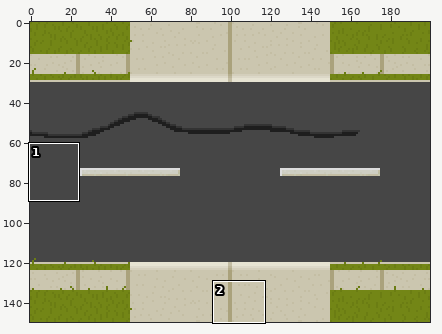
A sprite sheet gets an edit: Images/Room2.png. Above: a wide view before the commit, with the close-up outlined.
Close-up. Before the edit:
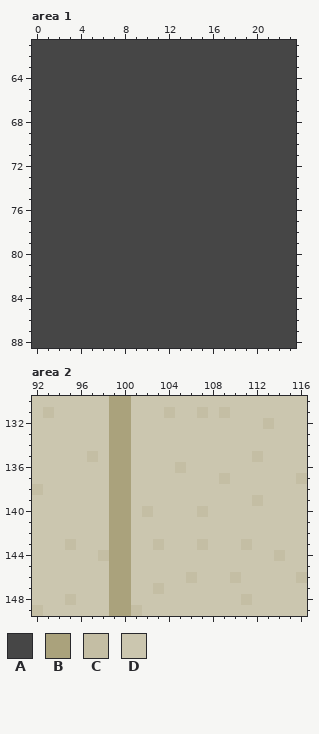
The file is 200x150 pixels. Colours within 5 levels of each other are drawn and written as one. Shown: area 1: x 0..23, y 61..88; area 2: x 92..116, y 130..149. The commit also changed other parts of the picture, which this record leaves out.
Palette (. is transparent): A #464646  B #aaa27c  C #c4bea4  D #cbc6af
Pixels before, area 1, first column x 0:
61 AAAAAAAAAAAAAAAAAAAAAAAA
62 AAAAAAAAAAAAAAAAAAAAAAAA
63 AAAAAAAAAAAAAAAAAAAAAAAA
64 AAAAAAAAAAAAAAAAAAAAAAAA
65 AAAAAAAAAAAAAAAAAAAAAAAA
66 AAAAAAAAAAAAAAAAAAAAAAAA
67 AAAAAAAAAAAAAAAAAAAAAAAA
68 AAAAAAAAAAAAAAAAAAAAAAAA
69 AAAAAAAAAAAAAAAAAAAAAAAA
70 AAAAAAAAAAAAAAAAAAAAAAAA
71 AAAAAAAAAAAAAAAAAAAAAAAA
72 AAAAAAAAAAAAAAAAAAAAAAAA
73 AAAAAAAAAAAAAAAAAAAAAAAA
74 AAAAAAAAAAAAAAAAAAAAAAAA
75 AAAAAAAAAAAAAAAAAAAAAAAA
76 AAAAAAAAAAAAAAAAAAAAAAAA
77 AAAAAAAAAAAAAAAAAAAAAAAA
78 AAAAAAAAAAAAAAAAAAAAAAAA
79 AAAAAAAAAAAAAAAAAAAAAAAA
80 AAAAAAAAAAAAAAAAAAAAAAAA
81 AAAAAAAAAAAAAAAAAAAAAAAA
82 AAAAAAAAAAAAAAAAAAAAAAAA
83 AAAAAAAAAAAAAAAAAAAAAAAA
84 AAAAAAAAAAAAAAAAAAAAAAAA
85 AAAAAAAAAAAAAAAAAAAAAAAA
86 AAAAAAAAAAAAAAAAAAAAAAAA
87 AAAAAAAAAAAAAAAAAAAAAAAA
88 AAAAAAAAAAAAAAAAAAAAAAAA
Pixels before, area 2, first column x 92:
130 DDDDDDDBBDDDDDDDDDDDDDDDD
131 DCDDDDDBBDDDCDDCDCDDDDDDD
132 DDDDDDDBBDDDDDDDDDDDDCDDD
133 DDDDDDDBBDDDDDDDDDDDDDDDD
134 DDDDDDDBBDDDDDDDDDDDDDDDD
135 DDDDDCDBBDDDDDDDDDDDCDDDD
136 DDDDDDDBBDDDDCDDDDDDDDDDD
137 DDDDDDDBBDDDDDDDDCDDDDDDC
138 CDDDDDDBBDDDDDDDDDDDDDDDD
139 DDDDDDDBBDDDDDDDDDDDCDDDD
140 DDDDDDDBBDCDDDDCDDDDDDDDD
141 DDDDDDDBBDDDDDDDDDDDDDDDD
142 DDDDDDDBBDDDDDDDDDDDDDDDD
143 DDDCDDDBBDDCDDDCDDDCDDDDD
144 DDDDDDCBBDDDDDDDDDDDDDCDD
145 DDDDDDDBBDDDDDDDDDDDDDDDD
146 DDDDDDDBBDDDDDCDDDCDDDDDC
147 DDDDDDDBBDDCDDDDDDDDDDDDD
148 DDDCDDDBBDDDDDDDDDDCDDDDD
149 CDDDDDDBBCDDDDDDDDDDDDDDD
New version:
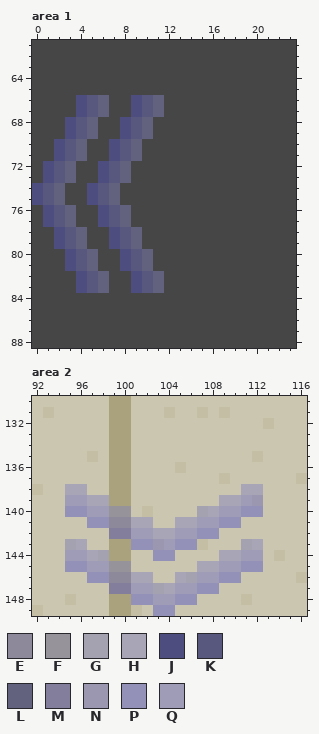
Colours new in this view: E #8d899b  F #97939b  G #a4a2b0  H #a8a6b6  J #4d4d80  K #58587e  L #62627e  M #827e9c  N #9b97b0  P #9391b7  Q #9e9cb6
Diff:
Area 1:
Colour J replaces colour A in rows 66 to 67 at x 4 and 9; in rows 68 to 69 at x 3 and 8; in rows 70 to 71 at x 2 and 7; in rows 72 to 73 at x 1 and 6; in rows 74 to 75 at x 0 and 5; in rows 76 to 77 at x 1 and 6.
Colour J replaces colour A in rows 78 to 79 at x 2 and 7; in rows 80 to 81 at x 3 and 8; in rows 82 to 83 at x 4 and 9.
Colour K replaces colour A in rows 66 to 67 at x 5 and 10; in rows 68 to 69 at x 4 and 9; in rows 70 to 71 at x 3 and 8; in rows 72 to 73 at x 2 and 7; in rows 74 to 75 at x 1 and 6; in rows 76 to 77 at x 2 and 7.
Colour K replaces colour A in rows 78 to 79 at x 3 and 8; in rows 80 to 81 at x 4 and 9; in rows 82 to 83 at x 5 and 10.
Colour L replaces colour A in rows 66 to 67 at x 6 and 11; in rows 68 to 69 at x 5 and 10; in rows 70 to 71 at x 4 and 9; in rows 72 to 73 at x 3 and 8; in rows 74 to 75 at x 2 and 7; in rows 76 to 77 at x 3 and 8.
Colour L replaces colour A in rows 78 to 79 at x 4 and 9; in rows 80 to 81 at x 5 and 10; in rows 82 to 83 at x 6 and 11.
Area 2:
Colour E replaces colour B in row 141 at x 99 to 100; in row 146 at x 99 to 100.
Colour F replaces colour B in row 140 at x 99 to 100; in row 145 at x 99 to 100.
Colour G replaces colour C in row 140 at x 107; in row 143 at x 95 and 111; in row 144 at x 98; in row 146 at x 106; in row 147 at x 103.
Colour H replaces colour D in row 138 at x 95 to 96 and 111 to 112; in row 139 at x 97 to 98 and 109 to 110; in row 140 at x 108; in row 141 at x 101 to 102 and 105 to 106; in row 142 at x 103 to 104; in row 143 at x 96 and 112.
Colour H replaces colour D in row 144 at x 97 and 109 to 110; in row 145 at x 107 to 108; in row 146 at x 101 to 102 and 105; in row 147 at x 104.
Colour M replaces colour B in row 142 at x 99 to 100; in row 147 at x 99 to 100.
Colour N replaces colour C in row 139 at x 112; in row 143 at x 103.
Colour P replaces colour C in row 146 at x 110.
Colour P replaces colour D in row 140 at x 95 to 96 and 111 to 112; in row 141 at x 97 to 98 and 109 to 110; in row 142 at x 107 to 108; in row 143 at x 101 to 102 and 105 to 106; in row 144 at x 103 to 104; in row 145 at x 95 to 96 and 111 to 112.
Colour P replaces colour D in row 146 at x 97 to 98 and 109; in row 147 at x 107 to 108; in row 148 at x 101 to 102 and 105 to 106; in row 149 at x 103 to 104.
Colour Q replaces colour D in row 139 at x 95 to 96 and 111; in row 140 at x 97 to 98 and 109 to 110; in row 141 at x 107 to 108; in row 142 at x 101 to 102 and 105 to 106; in row 143 at x 104; in row 144 at x 95 to 96 and 111 to 112.
Colour Q replaces colour D in row 145 at x 97 to 98 and 109 to 110; in row 146 at x 107 to 108; in row 147 at x 101 to 102 and 105 to 106; in row 148 at x 103 to 104.
